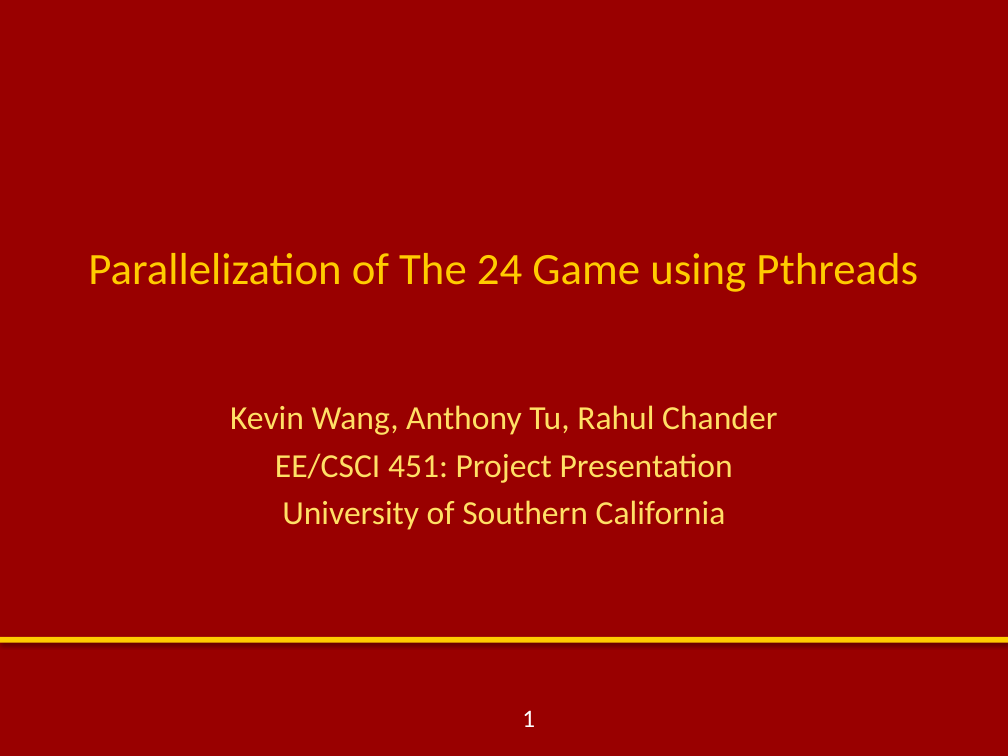
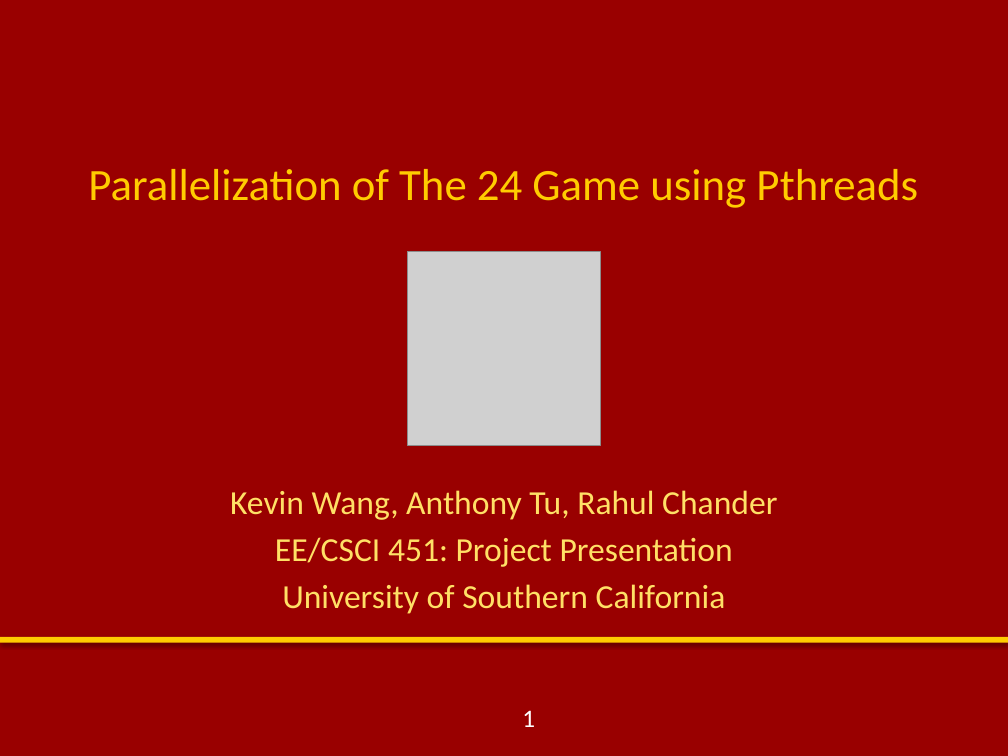
Before and after one commit to kevinw0123/24game, a slide deck: slide 1 of EE 451 Project Presentation Template(1).pptx. Drawn at 1008x756 pixels with LibreOffice and Linux fonts; fonts in the diff are those of the drawing; grey boxes stand for pictures; background and template pictures are left out. Boxes give left, top, right and bottom in pixels: in the first picture for what was removed or moved away, otherwise in the second. Text is boxed around its words. In the diff, an @@ line names an element or a change of style, - is before the commit and + after.

Commit message:
added pthreads without heuristic, edited presentation

```diff
--- a/EE 451 Project Presentation Template(1).pptx
+++ b/EE 451 Project Presentation Template(1).pptx
@@ text "Parallelization of The 24 Game ...": place and size @@
-text "Parallelization of The 24 Game ..." at bbox=[88, 253, 918, 292]
+text "Parallelization of The 24 Game ..." at bbox=[88, 169, 918, 208]
@@ picture added at bbox=[407, 252, 601, 446] @@
@@ text "Kevin Wang, Anthony Tu, Rahul ...": place and size @@
-text "Kevin Wang, Anthony Tu, Rahul ..." at bbox=[230, 405, 777, 530]
+text "Kevin Wang, Anthony Tu, Rahul ..." at bbox=[230, 490, 777, 614]
```
Also in this commit, not shown: 6 other slides changed, 2 other files.
